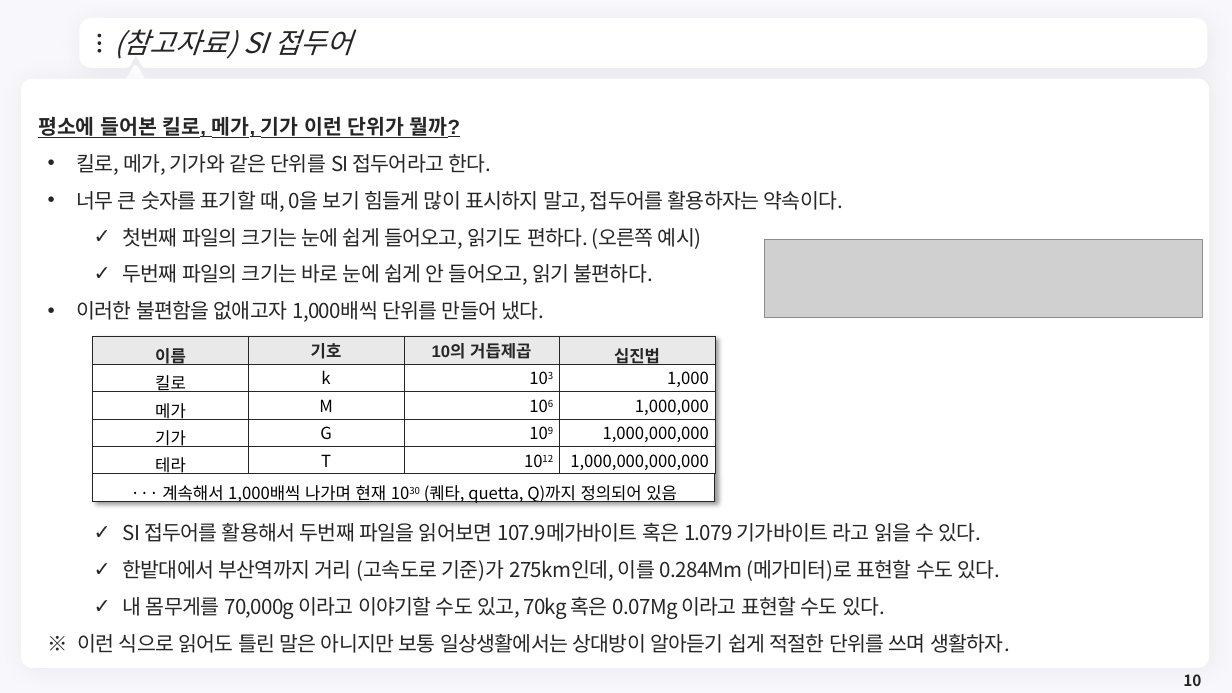
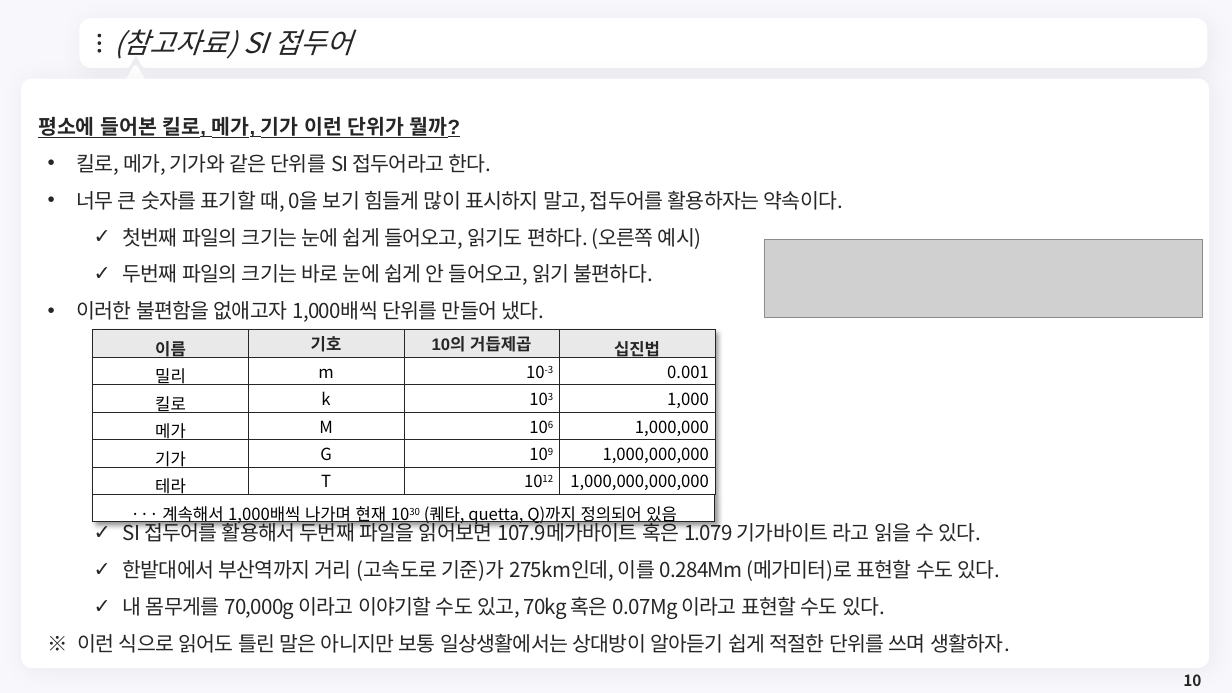
Before and after one commit to meandthey/Teaching, a slide deck: slide 10 of 에너지경제학/자원에너지경제학_Chapter_1.pptx. Drawn at 1232x693 pixels with LibreOffice and Linux fonts; fonts in the diff are those of the drawing; grey boxes stand for pictures; background and template pictures are left out. Boxes give left, top, right and bottom in pixels: in the first picture for what was removed or moved away, otherwise in the second. Text is boxed around its words. In the diff, an @@ line names an element or a change of style, - is before the commit and + after.

```diff
--- a/에너지경제학/자원에너지경제학_Chapter_1.pptx
+++ b/에너지경제학/자원에너지경제학_Chapter_1.pptx
@@ table at [92, 330, 714, 529] @@
+row 2: 밀리 | m | 10-3 | 0.001
@@ table: place and size @@
-table at [92, 336, 714, 508]
+table at [92, 330, 714, 529]
```
Also in this commit, not shown: 6 other slides changed, 4 slides added.
